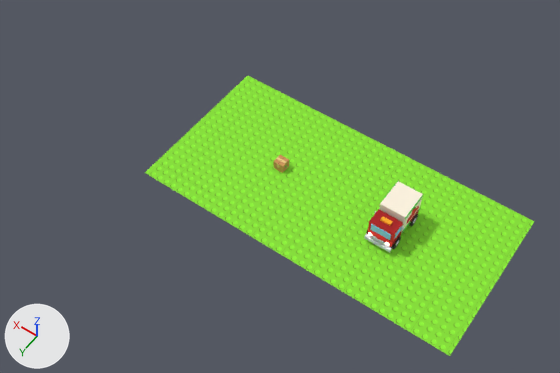
The Blender file FeedTheThing/Blender/Props.blend as it was, and as the next commit left it.
Rendered twice from a 50 mm camera at (-37.3, 94.8, 141.2) aimed at (27.7, 3.8, -1.8). Arrows for +X, +Y and +Z are at lower left; the lights stay in place. The first picture is the older version.

Script lines for the objects in view, before the commit:
```python
me_previewfloor = bpy.data.meshes.new('PreviewFloor')
me_previewfloor.from_pydata(...)  # 4 vertices, 1 face; spans x -25.0..55.0, y -20.0..20.0, z 0.0
me_previewfloor.materials.append(mat_studs_lawn)  # picture img_studs_lawn_png
me_truck_body = bpy.data.meshes.new('Truck_Body')
me_truck_body.from_pydata(...)  # 816 vertices, 224 faces; spans x -3.55..3.55, y -6.4..6.65, z 1.15..8.0
me_truck_body.materials.append(mat_palette)  # picture img_palette_png
ob_previewfloor = bpy.data.objects.new('PreviewFloor', me_previewfloor)
ob_previewfloor.location = (0.0, 0.0, 0.0)
ob_truck_body = bpy.data.objects.new('Truck_Body', me_truck_body)
ob_truck_body.location = (0.0, 0.0, 0.0)
```
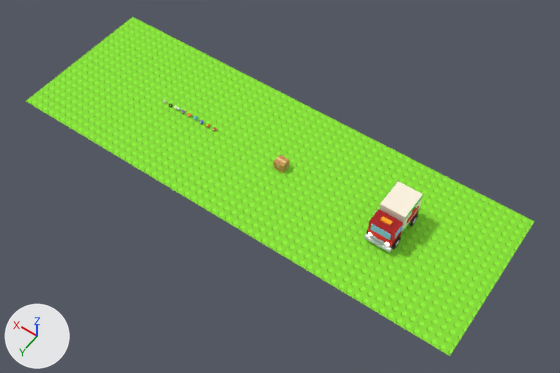
Pixel boxes (x1, y1, x2, y2) of what changed, in the pictures (560 x 373 px):
'PreviewFloor', reshaped (30% wider, 21% taller): before (145, 75, 535, 356); after (26, 17, 535, 356)

The change in detail:
me_previewfloor is used by ob_previewfloor; location (0.0, 0.0, 0.0).
me_previewfloor had 4 vertices, 1 face and spanned x -25.0..55.0, y -20.0..20.0, z 0.0.
me_previewfloor now has 4 vertices, 1 face and spans x -25.0..95.0, y -20.0..20.0, z 0.0.
Part 1, on me_previewfloor:
Vertex 2 of me_previewfloor moves from (55.0, -20.0, 0.0) at pixel (247, 75) to (95.0, -20.0, 0.0) at pixel (132, 16).
Vertex 3 of me_previewfloor moves from (55.0, 20.0, 0.0) at pixel (144, 172) to (95.0, 20.0, 0.0) at pixel (25, 101).
